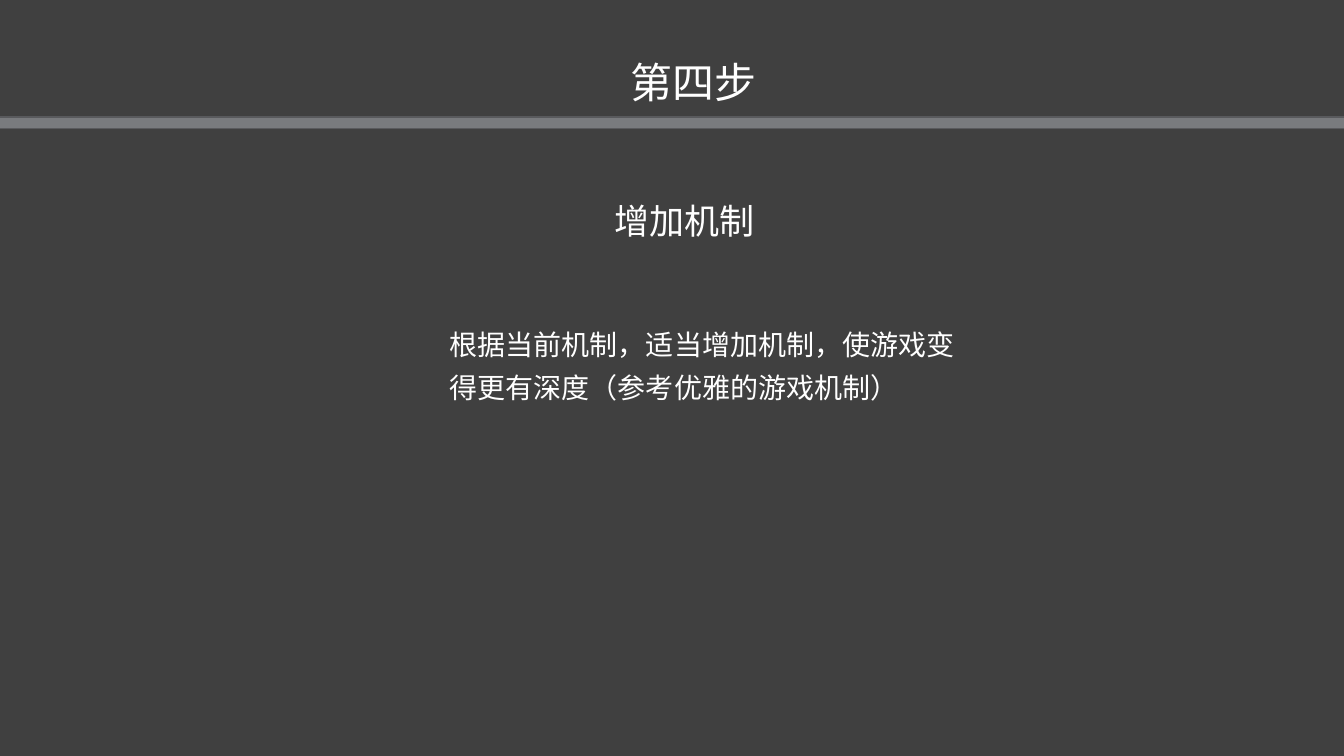
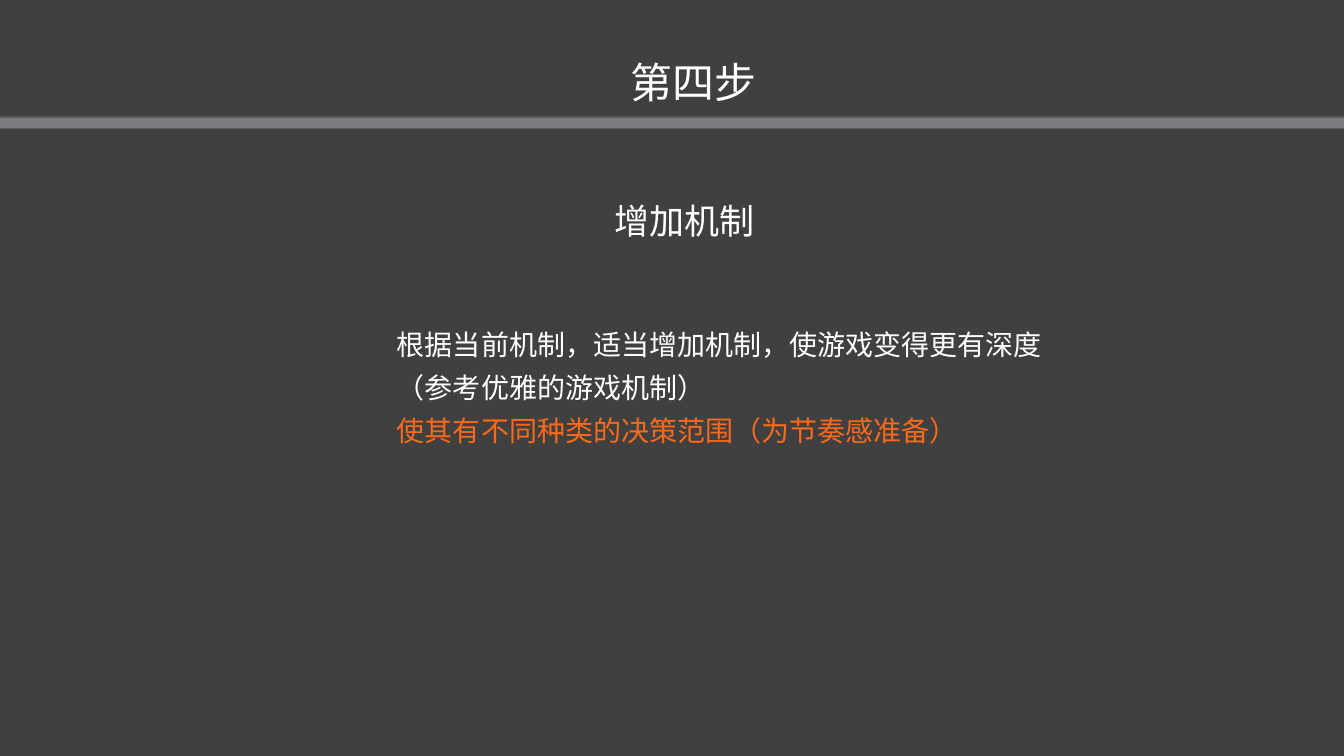
Before and after one commit to ThreePeopleGame/Death, a slide deck: slide 6 of Share/游戏设计--倒推法.pptx. Drawn at 1344x756 pixels with LibreOffice and Linux fonts; fonts in the diff are those of the drawing. Boxes give left, top, right and bottom in pixels: in the first picture for what was removed or moved away, otherwise in the second. Text is boxed around its words. In the diff, an @@ line names an element or a change of style, - is before the commit and + after.

```diff
--- a/Share/游戏设计--倒推法.pptx
+++ b/Share/游戏设计--倒推法.pptx
@@ text "根据当前机制，适当增加机制，使游戏变得更有深度（参考优雅的游戏机制）": place and size @@
-text "根据当前机制，适当增加机制，使游戏变得更有深度（参考优雅的游戏机制）" at [450,331,955,401]
+text "根据当前机制，适当增加机制，使游戏变得更有深度（参考优雅的游戏机制）" at [397,331,1042,444]
@@ text at [397,417,958,444]: paragraph added @@
+使其有不同种类的决策范围（为节奏感准备）
```
Also in this commit, not shown: 1 other file.
